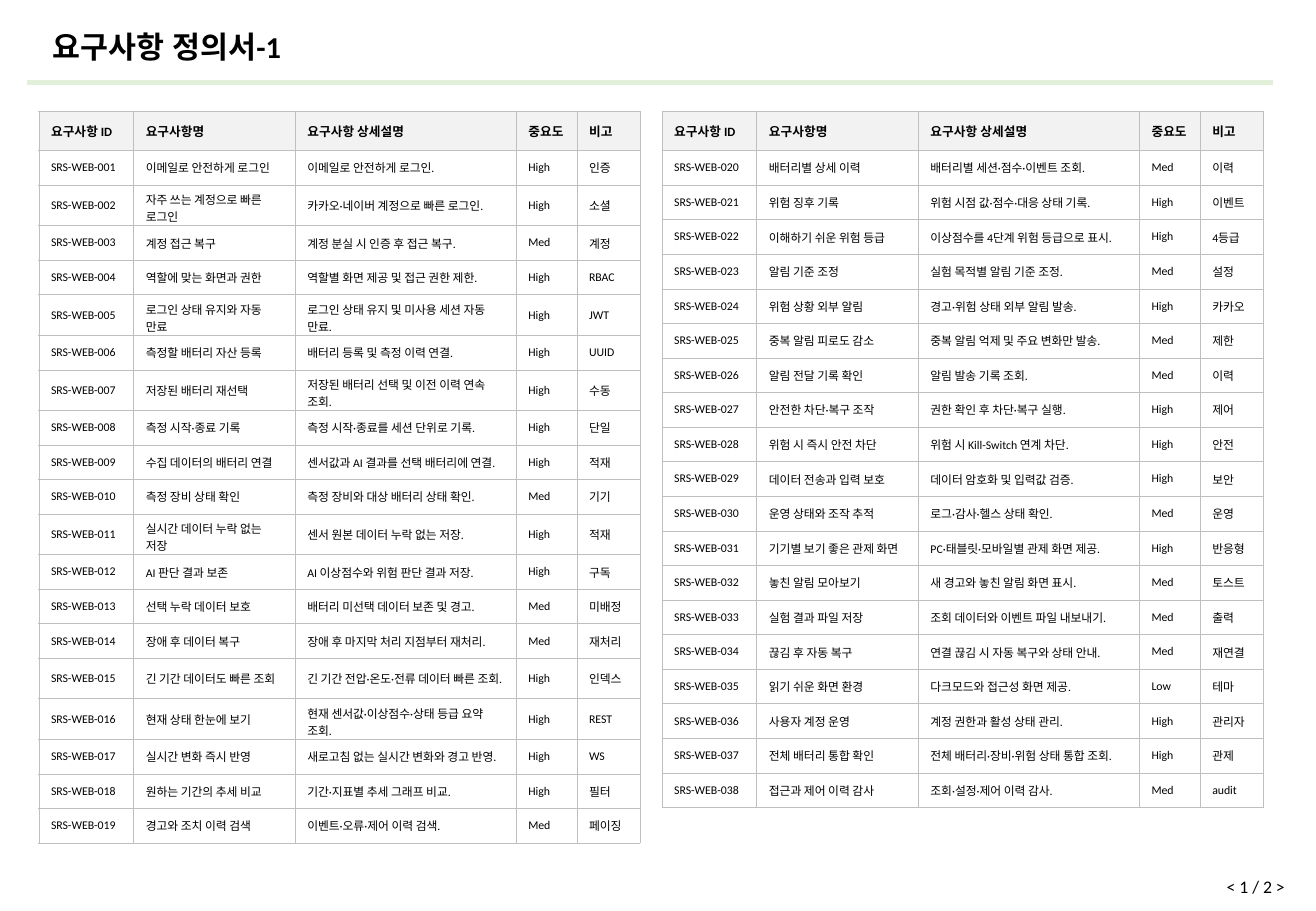
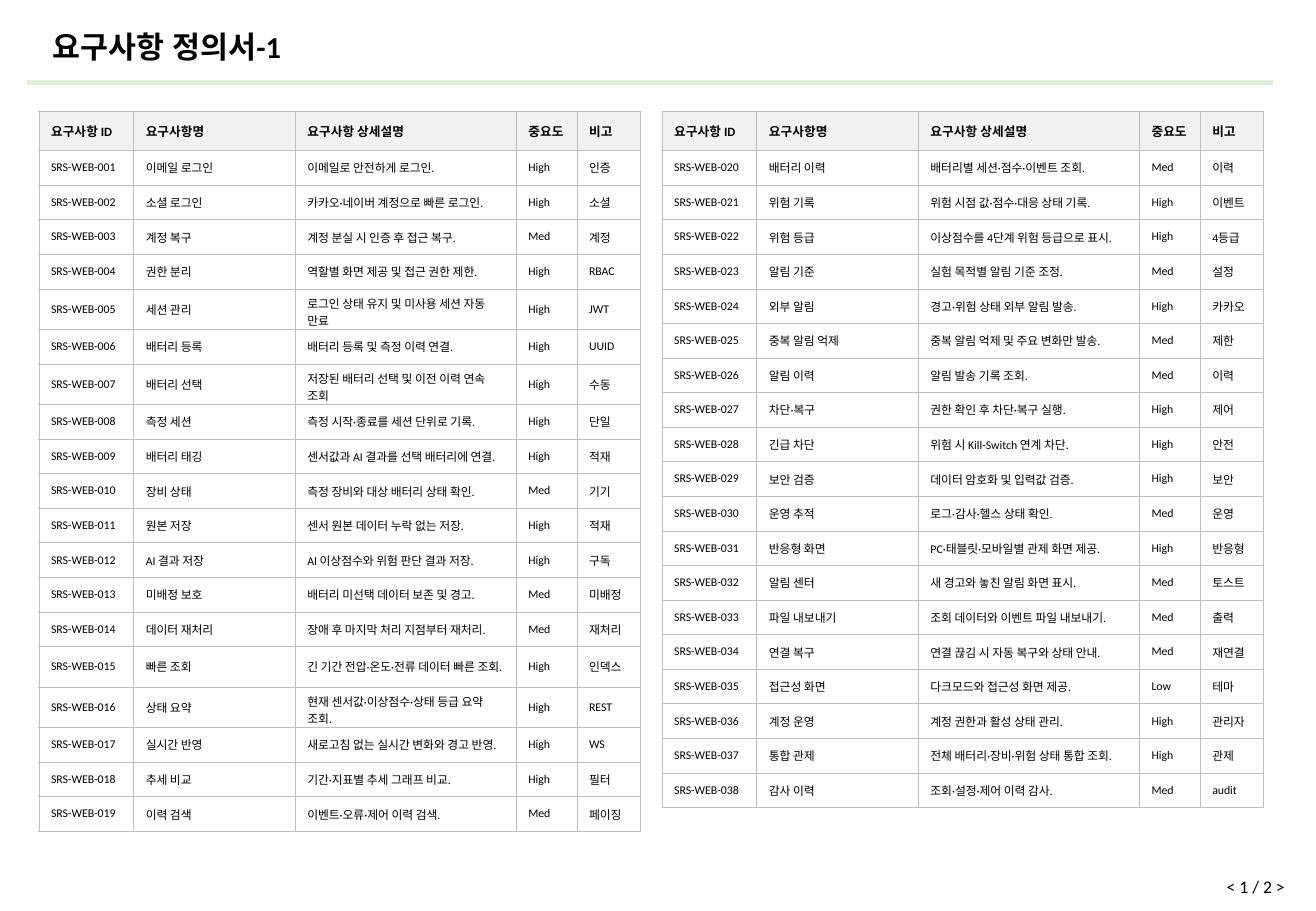
Before and after one commit to ricky30825-creator/BMS, a slide deck: slide 32 of 설계 산출물/설계 산출물_v4_6.29.pptx. Drawn at 1316x911 pixels with LibreOffice and Linux fonts; fonts in the diff are those of the drawing. Boxes give left, top, right and bottom in pixels: in the first picture for what was removed or moved away, otherwise in the second. Text is boxed around its words. In the diff, an @@ line names an element or a change of style, - is before the commit and + after.

```diff
--- a/설계 산출물/설계 산출물_v4_6.29.pptx
+++ b/설계 산출물/설계 산출물_v4_6.29.pptx
@@ table at <box>39,112,640,874</box> @@
-row 2, column 2: 이메일로 안전하게 로그인
+row 2, column 2: 이메일 로그인
-row 3, column 2: 자주 쓰는 계정으로 빠른 로그인
+row 3, column 2: 소셜 로그인
-row 4, column 2: 계정 접근 복구
+row 4, column 2: 계정 복구
-row 5, column 2: 역할에 맞는 화면과 권한
+row 5, column 2: 권한 분리
-row 6, column 2: 로그인 상태 유지와 자동 만료
+row 6, column 2: 세션 관리
-row 6, column 3: 로그인 상태 유지 및 미사용 세션 자동 만료.
+row 6, column 3: 로그인 상태 유지 및 미사용 세션 자동 만료
-row 7, column 2: 측정할 배터리 자산 등록
+row 7, column 2: 배터리 등록
-row 8, column 2: 저장된 배터리 재선택
+row 8, column 2: 배터리 선택
-row 8, column 3: 저장된 배터리 선택 및 이전 이력 연속 조회.
+row 8, column 3: 저장된 배터리 선택 및 이전 이력 연속 조회
-row 9, column 2: 측정 시작·종료 기록
+row 9, column 2: 측정 세션
-row 10, column 2: 수집 데이터의 배터리 연결
+row 10, column 2: 배터리 태깅
-row 11, column 2: 측정 장비 상태 확인
+row 11, column 2: 장비 상태
-row 12, column 2: 실시간 데이터 누락 없는 저장
+row 12, column 2: 원본 저장
-row 13, column 2: AI 판단 결과 보존
+row 13, column 2: AI 결과 저장
-row 14, column 2: 선택 누락 데이터 보호
+row 14, column 2: 미배정 보호
-row 15, column 2: 장애 후 데이터 복구
+row 15, column 2: 데이터 재처리
-row 16, column 2: 긴 기간 데이터도 빠른 조회
+row 16, column 2: 빠른 조회
-row 17, column 2: 현재 상태 한눈에 보기
+row 17, column 2: 상태 요약
-row 18, column 2: 실시간 변화 즉시 반영
+row 18, column 2: 실시간 반영
-row 19, column 2: 원하는 기간의 추세 비교
+row 19, column 2: 추세 비교
-row 20, column 2: 경고와 조치 이력 검색
+row 20, column 2: 이력 검색
@@ table at <box>662,112,1264,909</box> @@
-row 2, column 2: 배터리별 상세 이력
+row 2, column 2: 배터리 이력
-row 3, column 2: 위험 징후 기록
+row 3, column 2: 위험 기록
-row 4, column 2: 이해하기 쉬운 위험 등급
+row 4, column 2: 위험 등급
-row 5, column 2: 알림 기준 조정
+row 5, column 2: 알림 기준
-row 6, column 2: 위험 상황 외부 알림
+row 6, column 2: 외부 알림
-row 7, column 2: 중복 알림 피로도 감소
+row 7, column 2: 중복 알림 억제
-row 8, column 2: 알림 전달 기록 확인
+row 8, column 2: 알림 이력
-row 9, column 2: 안전한 차단·복구 조작
+row 9, column 2: 차단·복구
-row 10, column 2: 위험 시 즉시 안전 차단
+row 10, column 2: 긴급 차단
-row 11, column 2: 데이터 전송과 입력 보호
+row 11, column 2: 보안 검증
-row 12, column 2: 운영 상태와 조작 추적
+row 12, column 2: 운영 추적
-row 13, column 2: 기기별 보기 좋은 관제 화면
+row 13, column 2: 반응형 화면
-row 14, column 2: 놓친 알림 모아보기
+row 14, column 2: 알림 센터
-row 15, column 2: 실험 결과 파일 저장
+row 15, column 2: 파일 내보내기
-row 16, column 2: 끊김 후 자동 복구
+row 16, column 2: 연결 복구
-row 17, column 2: 읽기 쉬운 화면 환경
+row 17, column 2: 접근성 화면
-row 18, column 2: 사용자 계정 운영
+row 18, column 2: 계정 운영
-row 19, column 2: 전체 배터리 통합 확인
+row 19, column 2: 통합 관제
-row 20, column 2: 접근과 제어 이력 감사
+row 20, column 2: 감사 이력
```
Also in this commit, not shown: 2 other slides changed, 1 other file.
